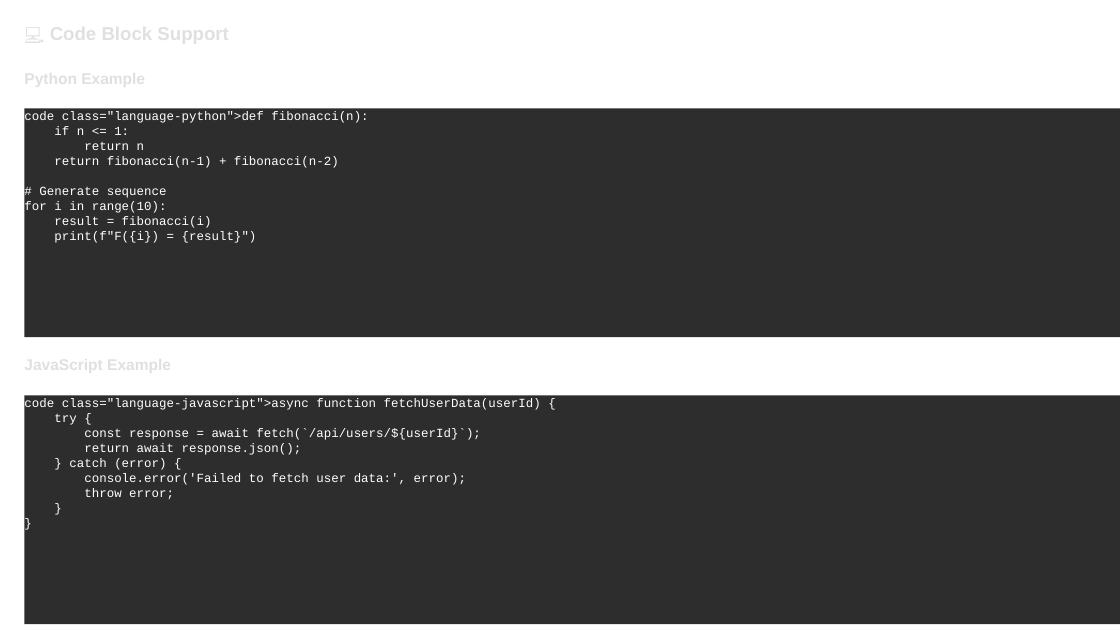
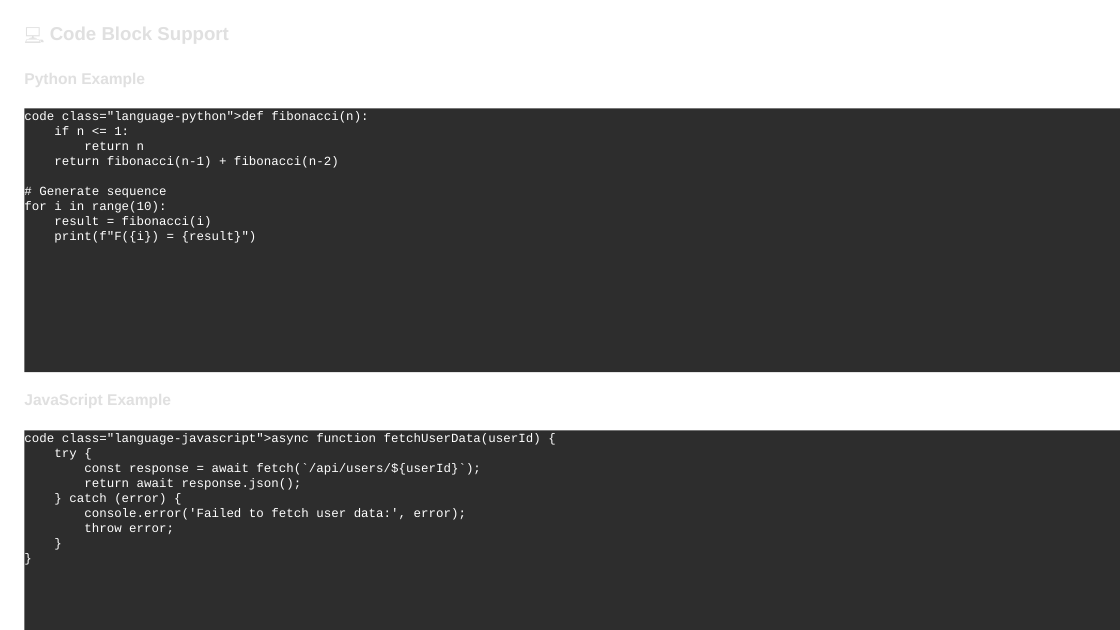
Before and after one commit to louisazhou/slidegenerator, a slide deck: slide 5 of output/comprehensive_demo_dark.pptx. Drawn at 1120x630 pixels with LibreOffice and Linux fonts; fonts in the diff are those of the drawing. Boxes give left, top, right and bottom in pixels: in the first picture for what was removed or moved away, otherwise in the second. Text is boxed around its words. In the diff, an @@ line names an element or a change of style, - is before the commit and + after.

```diff
--- a/output/comprehensive_demo_dark.pptx
+++ b/output/comprehensive_demo_dark.pptx
@@ rectangle "code class="language-python">def fibonacci(n): if n ...": place and size @@
-rectangle "code class="language-python">def fibonacci(n): if n ..." at [25, 109, 1120, 337]
+rectangle "code class="language-python">def fibonacci(n): if n ..." at [25, 109, 1120, 372]
@@ rectangle "code class="language-javascript">async function fetchUserDat ...": place and size @@
-rectangle "code class="language-javascript">async function fetchUserDat ..." at [25, 395, 1120, 624]
+rectangle "code class="language-javascript">async function fetchUserDat ..." at [25, 430, 1120, 630]
```
Also in this commit, not shown: 2 other slides changed, 10 other files.
